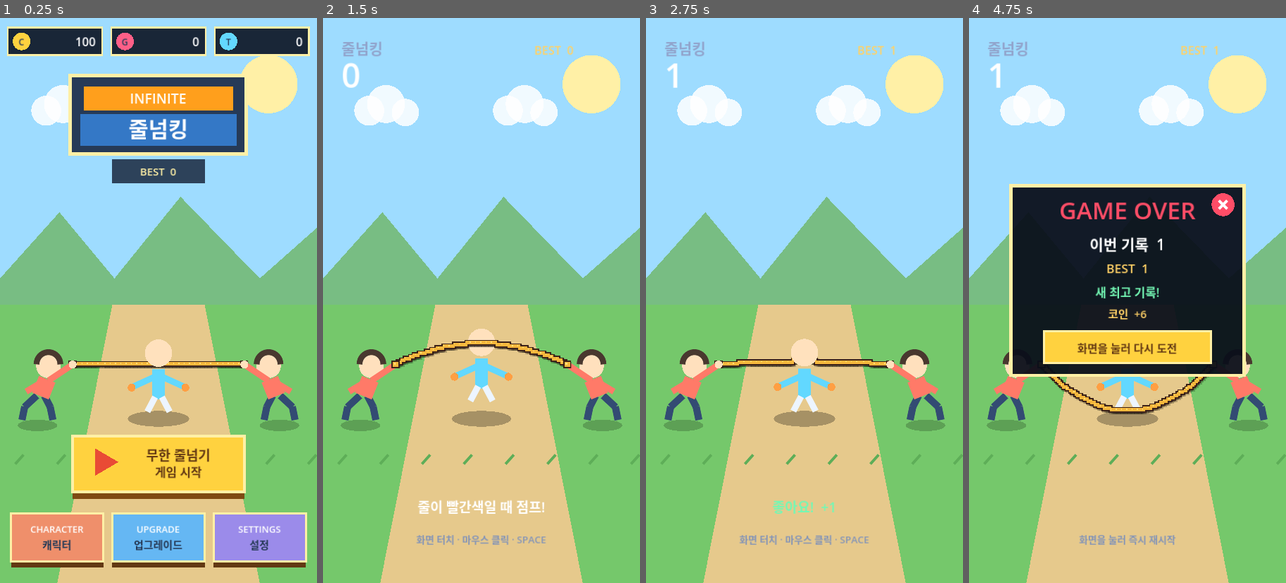
Above: before the commit, frames 1-4 (left to right).
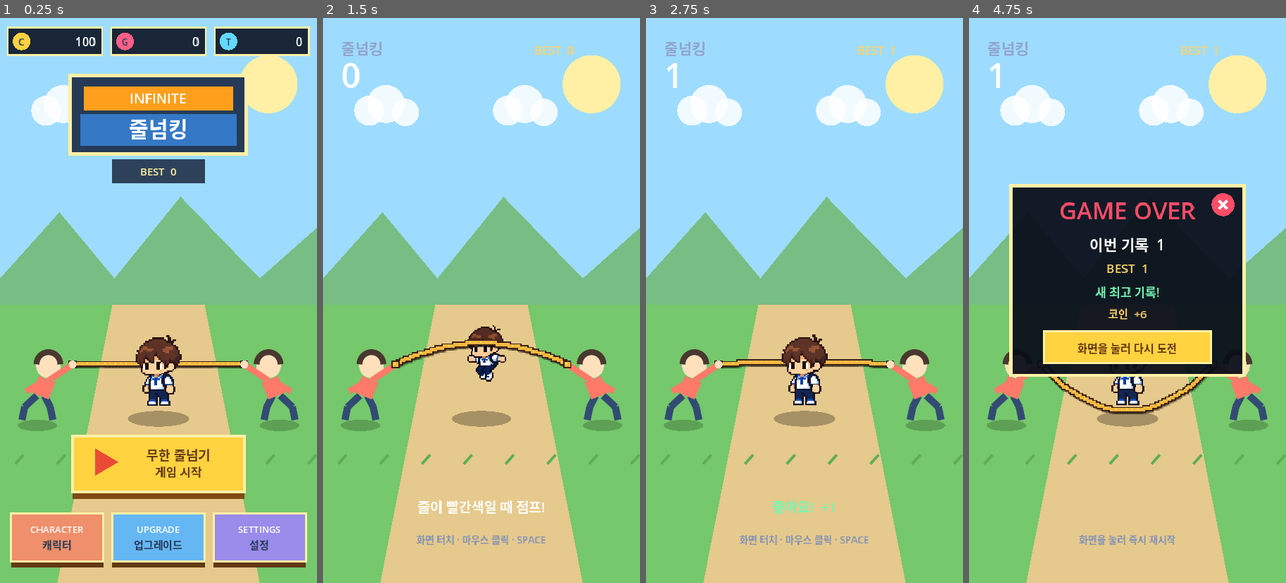
Above: after the commit, the same moments.

Repository: eunchan4490-star/Rope-King
Game: Godot game, scene res://main.tscn
The game is run twice, just before and just after one commit, with the same random seed, the same clock (stepped at 60 frames per second) and the same inputs.
Inputs (mouse positions are in pixels of both pictures, inside the frame that each line leads up to):
- Up to frame 1 (0.25 s): no input
- Up to frame 2 (1.5 s): move the mouse to (551, 272) at 0.52 s; hold Space (jump) 0.53-1.28 s; click (551, 272) at 0.67 s; move the mouse to (418, 328) at 1.27 s; tap Space (jump) at 1.35 s; click (418, 328) at 1.42 s
- Up to frame 3 (2.75 s): tap Space (jump) at 1.52, 1.82 s; move the mouse to (836, 176) at 2.02 s; hold Space (jump) from 2.03 s (still down); click (836, 176) at 2.17 s
- Up to frame 4 (4.75 s): move the mouse to (1111, 413) at 2.77 s; release Space (jump) at 2.78 s; tap Space (jump) at 2.85, 3.02, 3.32, 4.35, 4.52 s; click (1111, 413) at 2.92 s; move the mouse to (1222, 385) at 3.52 s; hold Space (jump) 3.53-4.28 s; click (1222, 385) at 3.67 s; move the mouse to (1032, 215) at 4.27 s; click (1032, 215) at 4.42 s

The runs differ from the first frame. In frame 1, 2.1% of the frame differs, in the area x 5-96%, y 3-95%; in frame 2, 1.3%; in frame 3, 1.5%; in frame 4, 1.5%.

Commit message:
Add default player jump animation

Diff:
--- a/scripts/main.gd
+++ b/scripts/main.gd
@@ -15,6 +15,7 @@
 const ROPE_PIXEL_CORE_SIZE := Vector2(8.0, 8.0)
 const HIT_REVEAL_SECONDS := 0.42
 const DEFAULT_PLAYER_SPRITE_PATH := "res://assets/player/player.png"
+const DEFAULT_PLAYER_JUMP_SHEET_PATH := "res://assets/player/player_jump_sheet.png"
 const DEFAULT_BALANCE := preload("res://resources/balance/default_balance.tres")
 const START_BUTTON_RECT := Rect2(165.0, 955.0, 390.0, 135.0)
 const CHARACTER_BUTTON_RECT := Rect2(25.0, 1130.0, 210.0, 115.0)
@@ -35,6 +36,7 @@
 var rope_speed := 0.0
 var jump_height := 0.0
 var jump_velocity := 0.0
+var jump_animation_time := 0.0
 var is_jumping := false
 var jump_started_in_cue := false
 var accepting_input := true
@@ -55,9 +57,11 @@
 var total_runs := 0
 var total_success := 0
 var hit_reveal_time := 0.0
+var player_jump_sprite: Texture2D
 
 
 func _ready() -> void:
+	texture_filter = CanvasItem.TEXTURE_FILTER_NEAREST
 	feedback = RopeFeedbackManager.new()
 	add_child(feedback)
 	save_manager = RopeSaveManager.new()
@@ -66,6 +70,8 @@
 	rope_speed = balance.base_rope_speed
 	if player_sprite == null and ResourceLoader.exists(DEFAULT_PLAYER_SPRITE_PATH):
 		player_sprite = load(DEFAULT_PLAYER_SPRITE_PATH) as Texture2D
+	if ResourceLoader.exists(DEFAULT_PLAYER_JUMP_SHEET_PATH):
+		player_jump_sprite = load(DEFAULT_PLAYER_JUMP_SHEET_PATH) as Texture2D
 	get_viewport().size_changed.connect(queue_redraw)
 	queue_redraw()
 
@@ -75,11 +81,13 @@
 		var previous_rope_angle := rope_angle
 		rope_angle = fposmod(rope_angle + _effective_rope_speed() * delta, TAU)
 		if is_jumping:
+			jump_animation_time += delta
 			jump_velocity += 1900.0 * delta
 			jump_height += jump_velocity * delta
 			if jump_height >= 0.0:
 				jump_height = 0.0
 				jump_velocity = 0.0
+				jump_animation_time = 0.0
 				is_jumping = false
 				accepting_input = true
 		if _angle_crossed(previous_rope_angle, rope_angle, ROPE_CROSSING_ANGLE):
@@ -143,6 +151,7 @@
 		return
 	accepting_input = false
 	is_jumping = true
+	jump_animation_time = 0.0
 	jump_started_in_cue = _is_jump_cue()
 	jump_velocity = -820.0
 
@@ -188,6 +197,7 @@
 	rope_speed = balance.base_rope_speed
 	jump_height = 0.0
 	jump_velocity = 0.0
+	jump_animation_time = 0.0
 	is_jumping = false
 	jump_started_in_cue = false
 	accepting_input = true
@@ -206,6 +216,7 @@
 	rope_speed = balance.base_rope_speed
 	jump_height = 0.0
 	jump_velocity = 0.0
+	jump_animation_time = 0.0
 	is_jumping = false
 	jump_started_in_cue = false
 	accepting_input = true
@@ -421,7 +432,14 @@
 
 
 func _draw_player_sprite(feet_position: Vector2) -> void:
-	var texture_size := player_sprite.get_size()
+	var active_texture := player_sprite
+	var source_rect := Rect2(Vector2.ZERO, player_sprite.get_size())
+	if is_jumping and player_jump_sprite != null:
+		active_texture = player_jump_sprite
+		var cell_size := Vector2(active_texture.get_width() / 4.0, active_texture.get_height())
+		var frame := 1 if jump_animation_time < 0.09 else (2 if jump_velocity < -180.0 else 3)
+		source_rect = Rect2(Vector2(cell_size.x * frame, 0.0), cell_size)
+	var texture_size := source_rect.size
 	if texture_size.x <= 0.0 or texture_size.y <= 0.0:
 		_draw_default_player(feet_position)
 		return
@@ -429,7 +447,7 @@
 	var draw_size := texture_size * sprite_scale
 	var anchored_feet := feet_position + player_sprite_ground_offset
 	var draw_position := anchored_feet - Vector2(draw_size.x * 0.5, draw_size.y)
-	draw_texture_rect(player_sprite, Rect2(draw_position, draw_size), false)
+	draw_texture_rect_region(active_texture, Rect2(draw_position, draw_size), source_rect)
 
 
 func _draw_default_player(p: Vector2) -> void:
Binary file added: assets/player/player.png
Not shown, added: assets/player/player.png.import
Binary file added: assets/player/player_jump_sheet.png
Not shown, added: assets/player/player_jump_sheet.png.import
